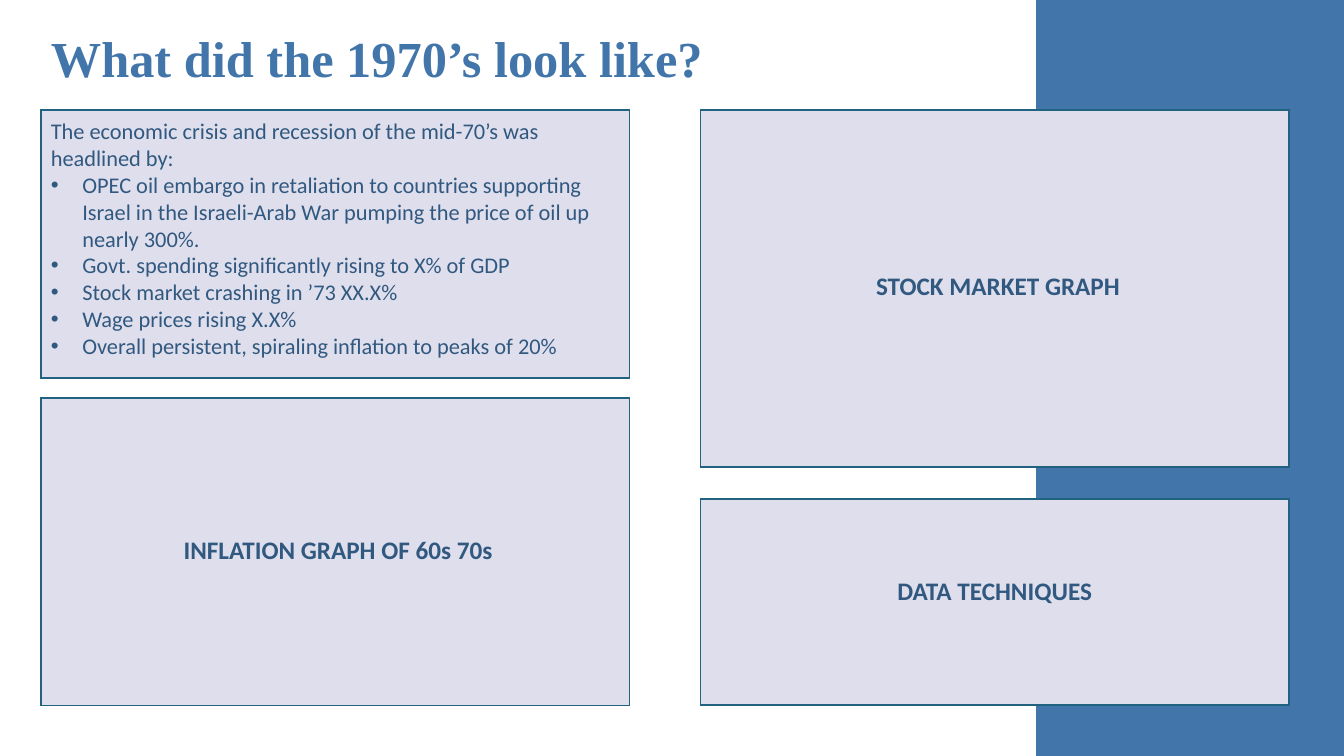
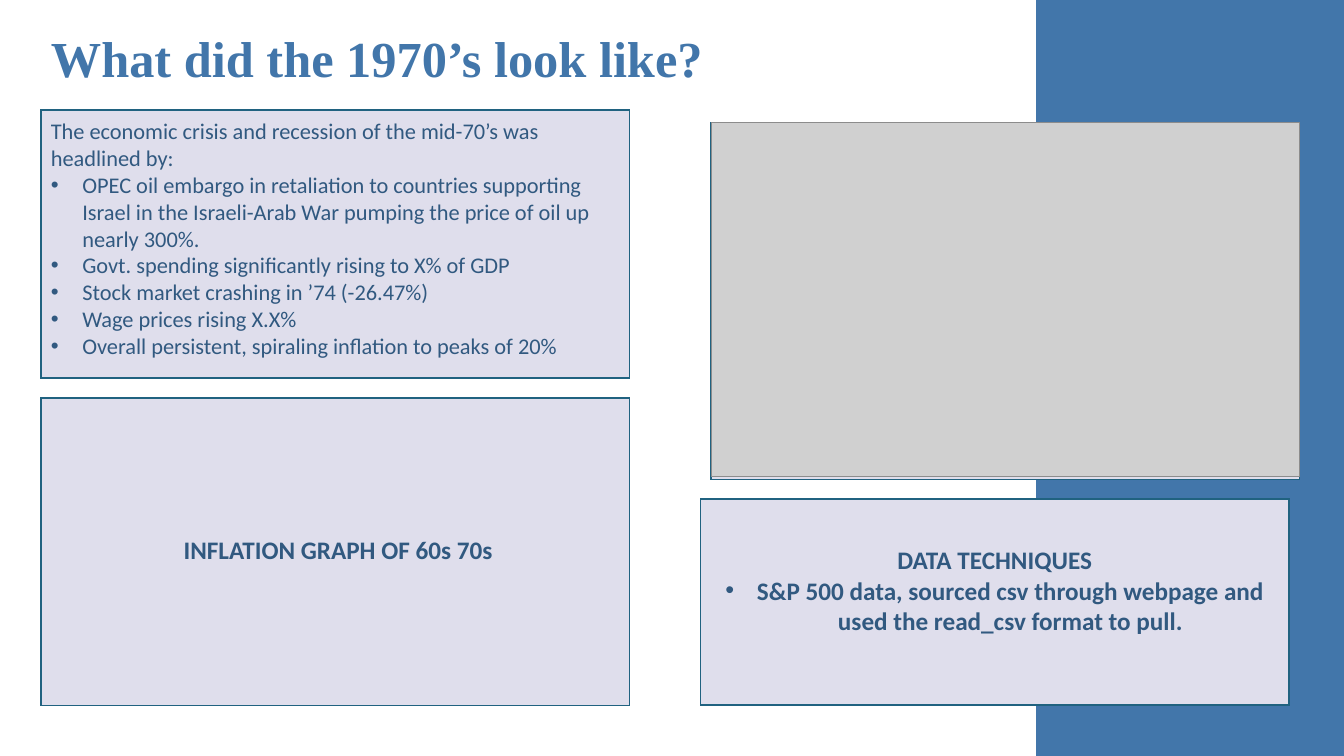
Before and after one commit to malrepos/FirstGroup, a slide deck: slide 3 of Presentation.pptx. Drawn at 1344x756 pixels with LibreOffice and Linux fonts; fonts in the diff are those of the drawing; grey boxes stand for pictures. Boxes give left, top, right and bottom in pixels: in the first picture for what was removed or moved away, otherwise in the second. Text is boxed around its words. In the diff, an @@ line names an element or a change of style, - is before the commit and + after.

Commit message:
stock presentation added

```diff
--- a/Presentation.pptx
+++ b/Presentation.pptx
@@ rectangle: place and size @@
-rectangle at bbox=[701, 110, 1290, 467]
+rectangle at bbox=[712, 123, 1301, 480]
@@ picture added at bbox=[712, 123, 1301, 477] @@
@@ text at bbox=[82, 284, 428, 304]: text changed @@
-• Stock market crashing in ’73 XX.X%
+• Stock market crashing in ’74 (-26.47%)
@@ text removed at bbox=[876, 278, 1120, 295] @@
-STOCK MARKET GRAPH
@@ text "DATA TECHNIQUES": place and size @@
-text "DATA TECHNIQUES" at bbox=[897, 583, 1092, 603]
+text "DATA TECHNIQUES" at bbox=[757, 552, 1263, 634]
@@ text at bbox=[757, 582, 1263, 634]: paragraph added @@
+• S&P 500 data, sourced csv through webpage and used the read_csv format to pull.
```
Also in this commit, not shown: 2 other slides changed.
